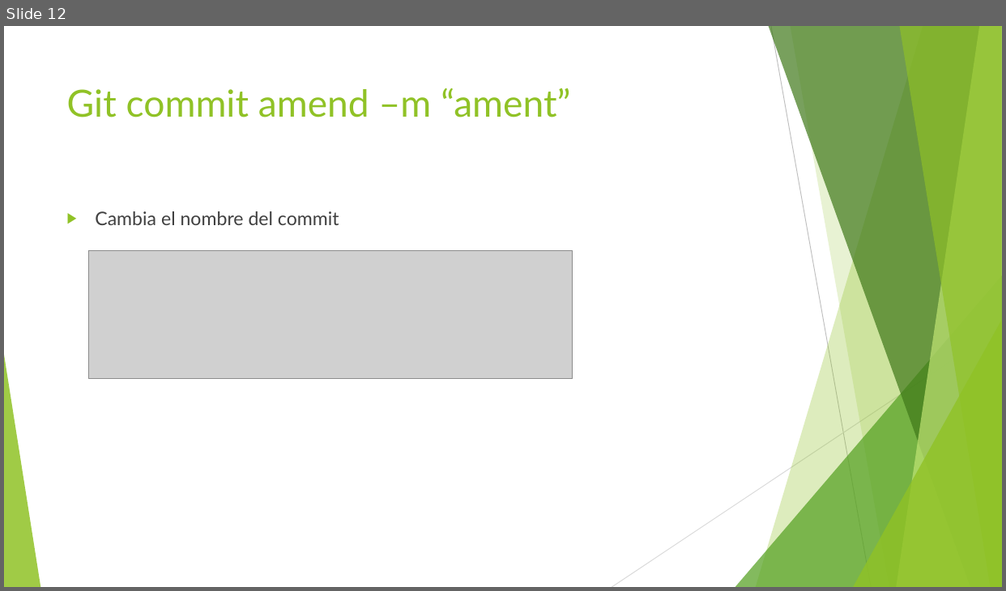
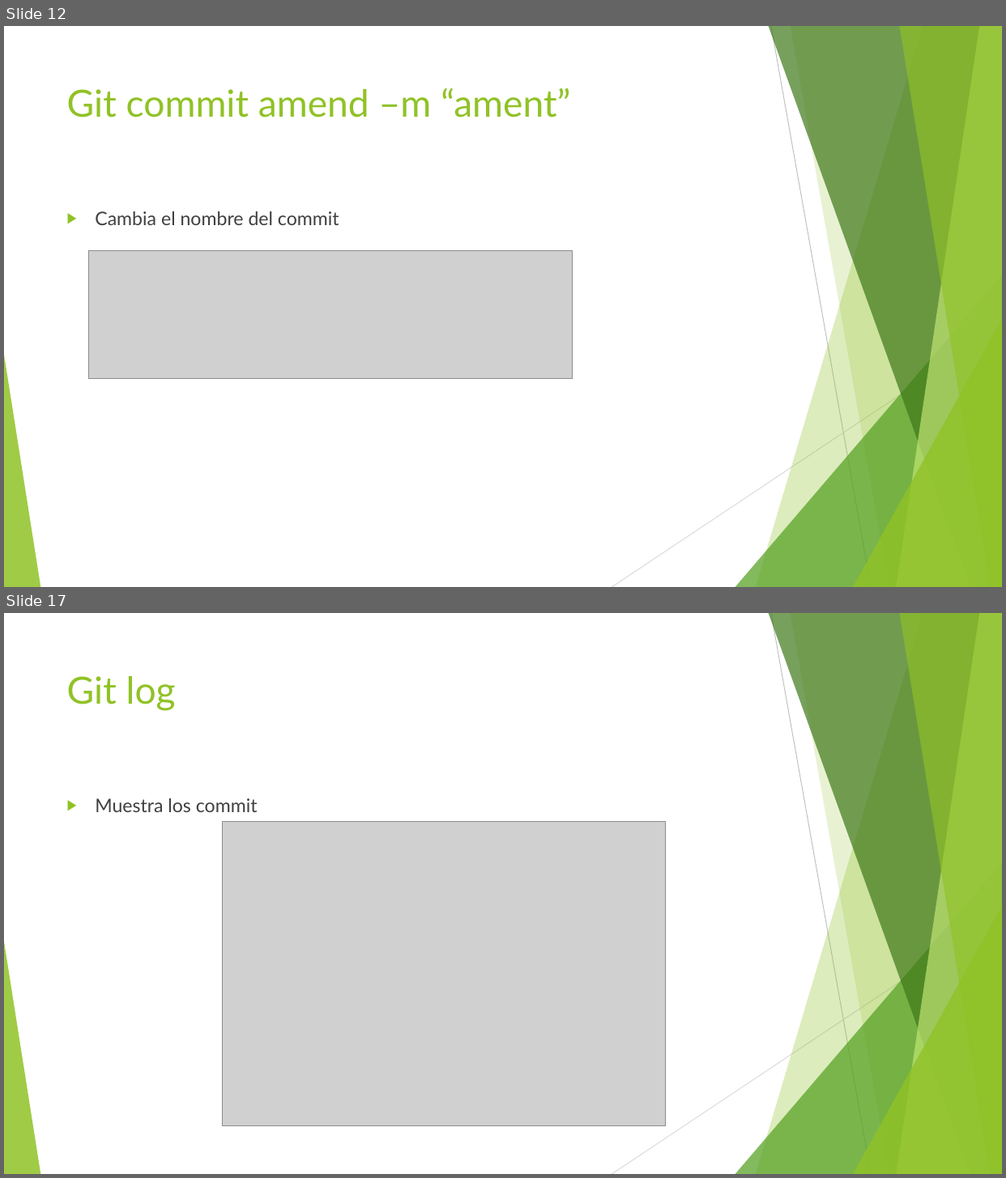
Before and after one commit to Benjamin98100/Benja-Activity21062022, a slide deck: Practica Git y GitHub.pptx. Shown one above the other, each under a label of ours: slide 12 before the commit, slides 12 and 17 after it; the slides between them are not shown. The pictures are 1006x591 and 1006x1178 pixels, drawn with LibreOffice and Linux fonts; fonts in the diff are those of the drawing; grey boxes stand for pictures. Boxes give left, top, right and bottom in pixels: in the first picture for what was removed or moved away, otherwise in the second. Text is boxed around its words. In the diff, an @@ line names an element or a change of style, - is before the commit and + after.

```diff
--- a/Practica Git y GitHub.pptx
+++ b/Practica Git y GitHub.pptx
@@ slide 17 added at box(4, 613, 1002, 1174), background #FFFFFF; not listed: 10 template elements that a slide beside it also shows @@
@@ title added at box(67, 676, 176, 711), 36 pt, text #90C226 @@
+Git log
@@ text added at box(95, 798, 258, 812), 18 pt, text #404040 @@
+▶ Muestra los commit
@@ picture added at box(223, 822, 665, 1127) @@
```
Also in this commit, not shown: 5 other slides added, 1 slide removed.
